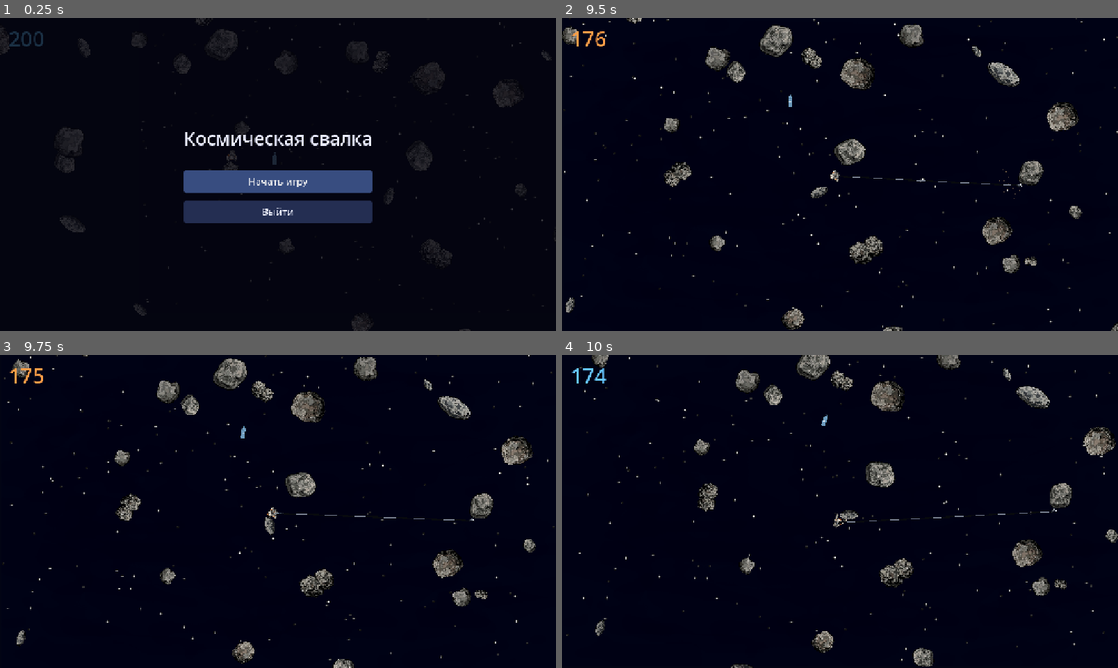
Above: before the commit, frames 1-4 (two rows, left to right).
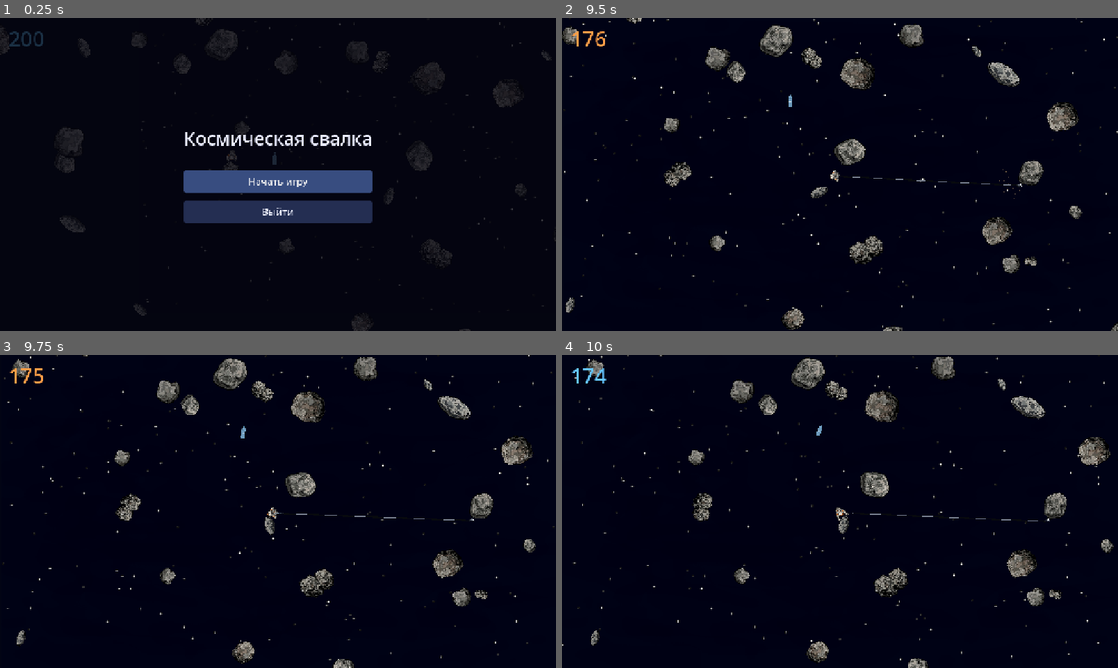
Above: after the commit, the same moments.

Repository: xOnelinx/-space_scrapheap
Game: Godot game, scene res://scenes/main.tscn
The game is run twice, just before and just after one commit, with the same random seed, the same clock (stepped at 60 frames per second) and the same inputs.
Inputs (mouse positions are in pixels of both pictures, inside the frame that each line leads up to):
- Up to frame 1 (0.25 s): no input
- Up to frame 2 (9.5 s): click "Начать игру" at 0.5 s; move the mouse to (812, 237) at 1.27 s; hold Middle mouse button (pin_tether, bound only after the commi… 1.28-2.03 s; hold W (move_up) 1.28-2.78 s; click (812, 237) at 1.42 s; move the mouse to (1006, 221) at 2.02 s; right-click (1006, 221) at 2.1 s; click (1006, 221) at 2.17 s; tap Middle mouse button (pin_tether, bound only after the commi… at 2.3, 3.05, 3.8, 4.55, 5.3, 6.6, 7.55, 8.3, 9.05 s; move the mouse to (673, 127) at 2.77 s; hold E (harpoon) 2.78-3.53 s; hold A (move_left) 2.78-4.28 s; click (673, 127) at 2.92 s; move the mouse to (867, 174) at 3.52 s; tap F (hatch) at 3.6 s; click (867, 174) at 3.67 s; move the mouse to (756, 96) at 4.27 s; press the mouse at (756, 96) at 4.28 s; hold S (move_down) 4.28-5.03 s; move the mouse to (962, 158) at 5.02 s; release the mouse at (962, 158) at 5.03 s; hold D (move_right) 5.03-5.78 s; tap Q (release_tether) at 5.1 s; click (962, 158) at 5.17 s; move the mouse to (728, 190) at 5.77 s; hold W (move_up) 5.78-6.53 s; hold Middle mouse button (pin_tether, bound only after the commi… 5.78-6.53 s; click (728, 190) at 5.92 s; move the mouse to (895, 105) at 6.52 s; hold D (move_right) 6.53-8.78 s; click (895, 105) at 6.67 s; move the mouse to (812, 237) at 7.27 s; hold Right mouse button (aim) 7.28-8.03 s; click (812, 237) at 7.42 s; move the mouse to (1006, 221) at 8.02 s; tap E (harpoon) at 8.1 s; click (1006, 221) at 8.17 s; move the mouse to (673, 127) at 8.77 s; hold S (move_down) from 8.78 s (still down); hold F (hatch) from 8.78 s (still down); click (673, 127) at 8.92 s
- Up to frame 3 (9.75 s): move the mouse to (305, 511) at 9.52 s; release S (move_down) at 9.53 s; release F (hatch) at 9.53 s; hold A (move_left) from 9.53 s (still down); click (305, 511) at 9.6 s
- Up to frame 4 (10 s): keep holding A (move_left); tap Middle mouse button (pin_tether, bound only after the commi… at 9.8 s

Frames 1-3 are identical in both runs. In frame 4, 7.5% of the frame differs, in the area x 0-100%, y 0-100%.

Commit message:
Средняя кнопка мыши закрепляет второй конец троса на астероиде, где сейчас стоит герой. Натянутый трос между двумя астероидами теперь передаёт движение. Рывок считается в точках крепления, поэтому один камень отдаёт другому и скорость, и вращение, а сам замедляется. Пока трос провисает, усилия нет. Как только он натягивается, импульс идёт вдоль троса. Героя эта связь по-прежнему не тянет.

Diff:
--- a/godot/project.godot
+++ b/godot/project.godot
@@ -45,6 +45,11 @@
 "events": [Object(InputEventKey,"resource_local_to_scene":false,"resource_name":"","device":-1,"window_id":0,"alt_press …(190 unchanged characters)…
 ]
 }
+pin_tether={
+"deadzone": 0.5,
+"events": [Object(InputEventMouseButton,"resource_local_to_scene":false,"resource_name":"","device":-1,"window_id":0,"alt_pressed":false,"shift_pressed":false,"ctrl_pressed":false,"meta_pressed":false,"button_mask":0,"position":Vector2(0, 0),"global_position":Vector2(0, 0),"factor":1.0,"button_index":3,"canceled":false,"pressed":false,"double_click":false,"script":null)
+]
+}
 hatch={
 "deadzone": 0.5,
 "events": [Object(InputEventKey,"resource_local_to_scene":false,"resource_name":"","device":-1,"window_id":0,"alt_press …(190 unchanged characters)…
--- a/godot/scripts/harpoon_tool.gd
+++ b/godot/scripts/harpoon_tool.gd
@@ -1,7 +1,7 @@
 class_name HarpoonTool
 extends Node
 
-## E стреляет или, пока зажата, втягивает. Q снимает трос.
+## E стреляет или, пока зажата, втягивает. Q снимает трос. СКМ сажает второй конец на камень под ногами.
 
 
 func _unhandled_input(event: InputEvent) -> void:
@@ -16,6 +16,9 @@
 	elif event.is_action_pressed(&"release_tether"):
 		host.release_tether()
 		_mark_handled()
+	elif event.is_action_pressed(&"pin_tether"):
+		host.pin_tether()
+		_mark_handled()
 
 
 func _mark_handled() -> void:
--- a/godot/scripts/tether.gd
+++ b/godot/scripts/tether.gd
@@ -24,6 +24,9 @@
 var anchor_local := Vector2.ZERO
 ## Угол губок в системе якоря: после стыковки крутится вместе с телом.
 var anchor_angle := 0.0
+## Второй конец: камень, на котором стоял герой в момент СКМ.
+var home: Node2D = null
+var home_local := Vector2.ZERO
 var length := 0.0
 var bolt_global := Vector2.ZERO
 var bolt_velocity := Vector2.ZERO
@@ -54,6 +57,31 @@
 	return bolt_global
 
 
+func pinned() -> bool:
+	return home != null and is_instance_valid(home)
+
+
+func home_global() -> Vector2:
+	if pinned():
+		return home.to_global(home_local)
+	return Vector2.ZERO
+
+
+func pin_home(host: Wanderer) -> bool:
+	## Конец у героя садится на тело под ногами. Крюк при этом уже должен держаться.
+	if not linked() or host.dock.inside or not host.dock.docked:
+		return false
+	var stood := host.dock.body
+	if stood == null or not is_instance_valid(stood):
+		return false
+	home = stood
+	home_local = host.dock.local
+	var span := home_global().distance_to(anchor_global())
+	if span > length:
+		length = minf(span, max_length(host))
+	return true
+
+
 func jaw_angle() -> float:
 	## В мире. На якоре — угол тела плюс тот, с которым губки вошли.
 	if linked():
@@ -68,6 +96,8 @@
 	anchor = null
 	anchor_local = Vector2.ZERO
 	anchor_angle = 0.0
+	home = null
+	home_local = Vector2.ZERO
 	bolt_velocity = Vector2.ZERO
 	length = 0.0
 	_flown = 0.0
@@ -129,6 +159,11 @@
 	elif linked():
 		if length > max_length(host):
 			length = max_length(host)
+		if pinned():
+			_tie_bodies(host, delta)
+			return
+		if not is_instance_valid(home):
+			home = null
 		if _aboard_anchor(host) or _at_anchor_skin(host):
 			_hold_rope_aboard(host, delta, reeling)
 		else:
@@ -236,6 +271,43 @@
 
 func _reel(delta: float) -> void:
 	length = maxf(length - REEL_RATE * delta, MIN_LENGTH)
+
+
+func _tie_bodies(host: Wanderer, delta: float) -> void:
+	## Натянутый трос тянет в точках крепления: скорость и вращение одного камня переходят другому.
+	if not pinned() or not is_instance_valid(anchor) or home == anchor:
+		return
+	var origin := anchor_global()
+	var other := home_global()
+	var offset := other - origin
+	var dist := offset.length()
+	if dist <= length or dist < 0.001:
+		return
+	var along := offset / dist
+	var separating := (Body.velocity_at(home, other) - Body.velocity_at(anchor, origin)).dot(along)
+	var bias := clampf(0.4 * (dist - length) / maxf(delta, 0.001), 0.0, TAUT_MAX_CLOSE)
+	var needed := separating + bias
+	if needed <= 0.0:
+		return
+	var inv := _pin_inv_mass(anchor, origin, along) + _pin_inv_mass(home, other, along)
+	if inv <= 0.0:
+		return
+	var impulse := needed / inv
+	host.add_body_impulse(anchor, along * impulse, origin)
+	host.add_body_impulse(home, -along * impulse, other)
+
+
+func _pin_inv_mass(body: Node2D, at: Vector2, along: Vector2) -> float:
+	var mass := Body.mass(body)
+	if mass <= 0.0:
+		return 0.0
+	var inv := 1.0 / mass
+	var inertia := Body.inertia(body)
+	if inertia <= 0.0:
+		return inv
+	var lever := at - body.global_position
+	var cross := lever.x * along.y - lever.y * along.x
+	return inv + cross * cross / inertia
 
 
 func _constrain(host: Wanderer, delta: float) -> void:
--- a/godot/scripts/tether_view.gd
+++ b/godot/scripts/tether_view.gd
@@ -23,6 +23,8 @@
 var _muzzle_dir := Vector2.RIGHT
 var _muzzle_age := -1.0
 var _jaw_angle := 0.0
+var _home := Vector2.ZERO
+var _home_pinned := false
 var _line: Line2D
 
 
@@ -46,7 +48,7 @@
 	add_child(_line)
 
 
-func show_rope(tip: Vector2, flying: bool, linked: bool, bur …(149 unchanged characters)… 2 = Vector2.ZERO, jaw_angle: float = 0.0) -> void:
+func show_rope(tip: Vector2, flying: bool, linked: bool, bur …(149 unchanged characters)… 2 = Vector2.ZERO, jaw_angle: float = 0.0, home: Vector2 = Vector2.ZERO, home_pinned: bool = false) -> void:
 	_tip = tip
 	_flying = flying
 	_linked = linked
@@ -54,6 +56,8 @@
 	_burst_age = burst_age
 	_burst_dir = burst_dir
 	_jaw_angle = jaw_angle
+	_home = home
+	_home_pinned = home_pinned
 	_muzzle_at = muzzle_at
 	_muzzle_dir = muzzle_dir
 	_muzzle_age = muzzle_age
@@ -81,12 +85,13 @@
 	if tip.length_squared() < 1.0:
 		_line.points = PackedVector2Array()
 		return
-	## Трос кончается в пятке. На камне пятка крутится вместе с телом, не вдоль троса.
+	## Трос кончается в пятке. Второй конец — на камне под героем, если его закрепили.
 	var heel := tip - _jaw_aim() * TIP.get_width()
-	if heel.length_squared() < 1.0:
+	var start := to_local(_home) if _home_pinned else Vector2.ZERO
+	if heel.distance_squared_to(start) < 1.0:
 		_line.points = PackedVector2Array()
 		return
-	_line.points = PackedVector2Array([Vector2.ZERO, heel])
+	_line.points = PackedVector2Array([start, heel])
 
 
 func _jaw_aim() -> Vector2:
--- a/godot/scripts/wanderer.gd
+++ b/godot/scripts/wanderer.gd
@@ -318,7 +318,7 @@
 
 	tether.integrate(self, delta, _reeling())
 
-	if tether.linked():
+	if tether.linked() and not tether.pinned():
 		_lost_time = 0.0
 	elif course_is_lost():
 		_lost_time += delta
@@ -372,7 +372,10 @@
 	var muzzle_age := -1.0
 	if tether.muzzle > 0.0:
 		muzzle_age = 1.0 - tether.muzzle / Tether.MUZZLE_LIFE
-	view.show_rope(tip, tether.flying(), tether.linked(), tether.burst_at, age, tether.muzzle_at, tether.muzzle_dir, muzzle_age, tether.burst_dir, tether.jaw_angle())
+	var home := Vector2.ZERO
+	if tether.pinned():
+		home = tether.home_global()
+	view.show_rope(tip, tether.flying(), tether.linked(), tether.burst_at, age, tether.muzzle_at, tether.muzzle_dir, muzzle_age, tether.burst_dir, tether.jaw_angle(), home, tether.pinned())
 
 
 func _publish_warning() -> void:
@@ -907,6 +910,12 @@
 	tether.release()
 
 
+func pin_tether() -> void:
+	if not accepts_input():
+		return
+	tether.pin_home(self)
+
+
 func toggle_hatch() -> void:
 	if not accepts_input():
 		return
--- a/godot/tests/verify_core.gd
+++ b/godot/tests/verify_core.gd
@@ -180,6 +180,11 @@
 	if not _check_recoil_reel_and_cap(wanderer, heavy, light):
 		return false
 
+	if not _check_pin(wanderer, heavy, light):
+		return false
+	if not _check_rope_shares_motion(wanderer, heavy, light):
+		return false
+
 	wanderer.tether.plant(wanderer, heavy, heavy.global_position)
 	wanderer.global_position = Vector2(-90000, 40000)
 	wanderer.velocity = Vector2(-200, 0)
@@ -188,6 +193,84 @@
 	if wanderer._dead or wanderer._lost_time > 0.01:
 		fail("На тросе сработал курс в никуда")
 		return false
+	return true
+
+
+func _check_pin(wanderer: Wanderer, heavy: SpaceRock, light: SpaceRock) -> bool:
+	wanderer.tether.release()
+	wanderer.undock()
+	_quiet(heavy)
+	_quiet(light)
+	light.global_position = heavy.global_position + Vector2(220, 0)
+	wanderer.global_position = heavy.global_position + Vector2(0, -heavy.get_hit_radius() - 30.0)
+	wanderer.dock_to(heavy, Vector2.UP)
+	if not wanderer.dock.docked or wanderer.dock.body != heavy:
+		fail("Не встал на камень для второго конца")
+		return false
+	if wanderer.tether.pin_home(wanderer):
+		fail("Второй конец сел без крюка")
+		return false
+	wanderer.tether.plant(wanderer, light, light.global_position + Vector2(light.get_hit_radius(), 0))
+	if not wanderer.tether.pin_home(wanderer):
+		fail("Второй конец не сел на камень под ногами")
+		return false
+	var before := wanderer.tether.home_global()
+	heavy.rotation += 0.6
+	if wanderer.tether.home_global().distance_to(before) < 1.0:
+		fail("Второй конец не повернулся вместе с астероидом")
+		return false
+	wanderer.global_position += Vector2(90, 0)
+	wanderer.velocity = Vector2(40, 0)
+	var keep := wanderer.velocity
+	wanderer.tether.integrate(wanderer, 0.016, true)
+	if wanderer.velocity.distance_to(keep) > 0.01:
+		fail("Закреплённый трос потянул героя")
+		return false
+	if not wanderer.tether.pinned() or wanderer.tether.home != heavy:
+		fail("Второй конец отцепился от камня")
+		return false
+	wanderer.tether.release()
+	if wanderer.tether.pinned():
+		fail("Q не снял второй конец")
+		return false
+	return true
+
+
+func _check_rope_shares_motion(wanderer: Wanderer, heavy: SpaceRock, light: SpaceRock) -> bool:
+	wanderer.tether.release()
+	wanderer.undock()
+	_quiet(heavy)
+	_quiet(light)
+	heavy.rotation = 0.0
+	light.rotation = 0.0
+	heavy.spin = 0.0
+	light.spin = 0.0
+	light.global_position = heavy.global_position + Vector2(400, 0)
+	wanderer.global_position = heavy.global_position + Vector2(0, -heavy.get_hit_radius() - 30.0)
+	wanderer.dock_to(heavy, Vector2.UP)
+	wanderer.tether.plant(wanderer, light, light.global_position + Vector2(-light.get_hit_radius(), 0))
+	if not wanderer.tether.pin_home(wanderer):
+		fail("Трос между камнями не закрепился")
+		return false
+	var origin := wanderer.tether.anchor_global()
+	var other := wanderer.tether.home_global()
+	var along := other - origin
+	if along.length_squared() < 1.0:
+		fail("Концы троса совпали")
+		return false
+	along = along.normalized()
+	wanderer.tether.length = maxf(origin.distance_to(other) - 2.0, Tether.MIN_LENGTH)
+	light.drift_velocity = -along * 90.0
+	heavy.drift_velocity = Vector2.ZERO
+	var pulling := light.drift_velocity.dot(-along)
+	wanderer.tether.integrate(wanderer, 0.016, false)
+	if heavy.drift_velocity.dot(-along) <= 1.0:
+		fail("Трос не передал движение второму астероиду")
+		return false
+	if light.drift_velocity.dot(-along) >= pulling - 1.0:
+		fail("Трос не забрал скорость у астероида, который тянет")
+		return false
+	wanderer.tether.release()
 	return true
 
 
@@ -276,10 +359,10 @@
 	wanderer.tether.plant(wanderer, light, light.global_position)
 	wanderer.tether.length = 30.0
 	wanderer.global_position = light.global_position + Vector2(160, 0)
-	var before := wanderer.global_position
+	var stayed := wanderer.global_position
 	wanderer.tether.integrate(wanderer, 0.016, false)
 	var span := wanderer.global_position.distance_to(wanderer.tether.anchor_global())
-	if wanderer.global_position.distance_to(before) > 1.5:
+	if wanderer.global_position.distance_to(stayed) > 1.5:
 		fail("Без E трос вернул скитальца")
 		return false
 	if wanderer.velocity.length() > 1.0 or light.drift_velocity.length() > 1.0:
Not shown, changed: GAME.md
Not shown, changed: README.md
